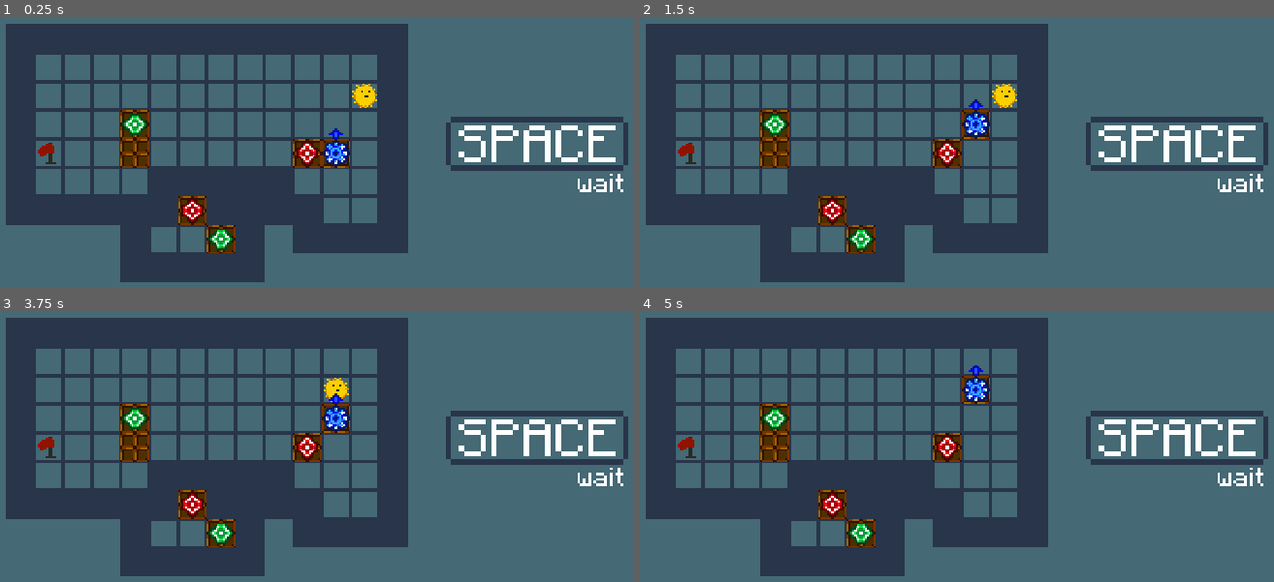
Above: before the commit, frames 1-4 (two rows, left to right).
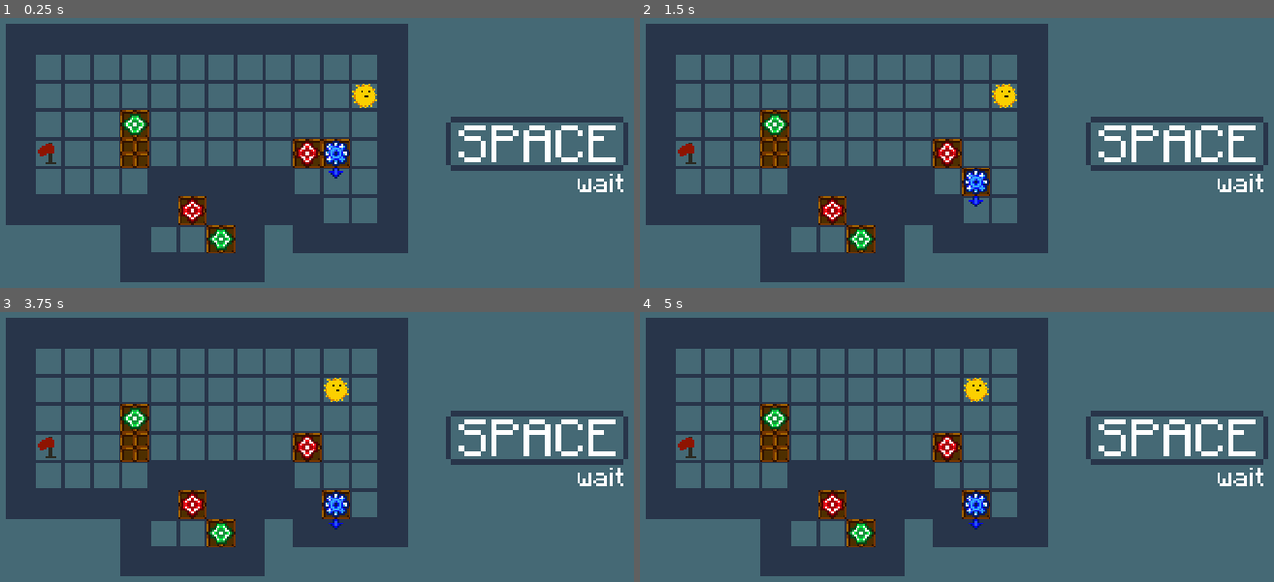
Above: after the commit, the same moments.

Repository: UnstableStrafe/LinkCube
Game: Godot game, scene res://levels/level_5.tscn
Two runs of this game, one before a commit and one after it. Both use one fixed random seed, a clock stepped at 60 frames per second and the inputs below. This scene is started directly instead of the project's main scene.
Inputs:
- Up to frame 1 (0.25 s): no input
- Up to frame 2 (1.5 s): tap Enter at 0.5 s; hold D (move_right) 0.53-1.28 s; hold Z (undo) 0.53-1.28 s; tap Space (wait) at 1.25, 1.35 s; hold S (move_down) from 1.28 s (still down)
- Up to frame 3 (3.75 s): tap Enter at 2, 3.5 s; release S (move_down) at 2.03 s; hold D (move_right) 2.03-2.78 s; hold Z (undo) 2.03-2.78 s; tap Space (wait) at 2.75, 2.85 s; hold W (move_up) 2.78-3.53 s; hold A (move_left) from 3.53 s (still down); hold Z (undo) from 3.53 s (still down)
- Up to frame 4 (5 s): keep holding A (move_left); tap Space (wait) at 4.25, 4.35 s; release Z (undo) at 4.28 s

The runs differ from the first frame. In frame 1, 0.3% of the frame differs, in the area x 50-56%, y 40-60%; in frame 2, 1.0%; in frame 3, 1.1%, in the area x 50-56%, y 30-81%; in frame 4, 1.0%.
Error in both runs: Invalid access to property or key 'tile' on a base object of type 'Node (global.gd)'. (res://cubes/auto/auto_cube.gd:32)

Commit message:
Fix warnings

Diff:
--- a/cubes/auto/auto_cube.gd
+++ b/cubes/auto/auto_cube.gd
@@ -33,15 +33,15 @@
 	$RayCast2D.force_raycast_update()
 
 func _on_player_action():
-	if is_space_open(mov_dir):
+	if is_space_targetted(mov_dir):
 		_push(mov_dir)
 
 	targetted_tiles.clear()
 
 ## Ensure nothing else is moving into that space
-func is_space_open(direction: Vector2i) -> bool:
+func is_space_targetted(_direction: Vector2i) -> bool:
 	var current_tile := Global.tilemap.local_to_map(global_position)
-	var target_tile := current_tile + direction
+	var target_tile := current_tile + _direction
 
 	return target_tile not in targetted_tiles
 
--- a/levels/level_5.tscn
+++ b/levels/level_5.tscn
@@ -32,7 +32,6 @@
 
 [node name="AutoCube" parent="entities/other_cubes" instance=ExtResource("5_rqod1")]
 position = Vector2(40, 8)
-direction = "LEFT"
 is_goal_cube = true
 
 [node name="BasicCube" parent="entities/other_cubes" instance=ExtResource("6_rddo6")]
Not shown: 1 places in levels/level_4.tscn that only renumber resources
Not shown: 1 places in levels/level_5.tscn that only renumber resources
Not shown: 1 places in levels/level_6.tscn that only renumber resources
Not shown: 1 places in levels/level_8.tscn that only renumber resources
